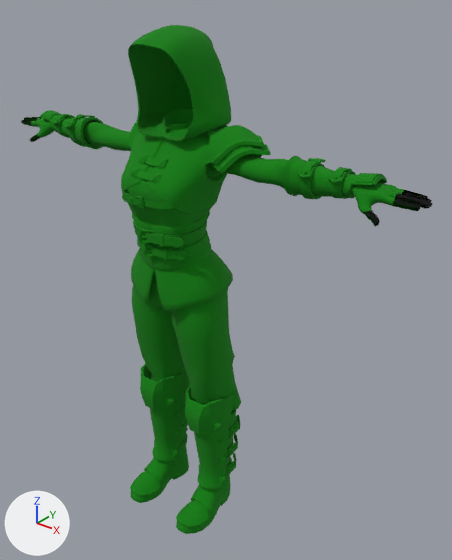
The glTF model server/public/assets/models/characters/Female_Ranger.gltf as it was, and as the next commit left it.
The view is the same before and after, from a camera (50 mm lens) standing at (1.353, -1.418, 1.923) and looking at (0.105, 0.143, 0.956). Lighting does not change. The marker at lower left points along +X, +Y and +Z. The picture after the commit comes second.

Script lines for the objects in view, before the commit:
```python
ob_female_ranger_acc_pauldrons = bpy.data.objects.new('Female_Ranger_Acc_Pauldrons', me_female_ranger_acc_pauldrons)
ob_female_ranger_acc_pauldrons.location = (0.0, 0.0, 0.0)
ob_female_ranger_arms = bpy.data.objects.new('Female_Ranger_Arms', me_female_ranger_arms)
ob_female_ranger_arms.location = (0.0, 0.0, 0.0)
ob_female_ranger_arms_bracer = bpy.data.objects.new('Female_Ranger_Arms_Bracer', me_female_ranger_arms_bracer)
ob_female_ranger_arms_bracer.location = (0.0, 0.0, 0.0)
ob_female_ranger_body = bpy.data.objects.new('Female_Ranger_Body', me_female_ranger_body)
ob_female_ranger_body.location = (0.0, 0.0, 0.0)
ob_female_ranger_body_belt_1 = bpy.data.objects.new('Female_Ranger_Body_Belt_1', me_female_ranger_body_belt_1)
ob_female_ranger_body_belt_1.location = (0.0, 0.0, 0.0)
ob_female_ranger_body_belt_2 = bpy.data.objects.new('Female_Ranger_Body_Belt_2', me_female_ranger_body_belt_2)
ob_female_ranger_body_belt_2.location = (0.0, 0.0, 0.0)
ob_female_ranger_feet = bpy.data.objects.new('Female_Ranger_Feet', me_female_ranger_feet)
ob_female_ranger_feet.location = (0.0, 0.0, 0.0)
ob_female_ranger_head_hood = bpy.data.objects.new('Female_Ranger_Head_Hood', me_female_ranger_head_hood)
ob_female_ranger_head_hood.location = (0.0, 0.0, 0.0)
ob_female_ranger_legs = bpy.data.objects.new('Female_Ranger_Legs', me_female_ranger_legs)
ob_female_ranger_legs.location = (0.0, 0.0, 0.0)
```
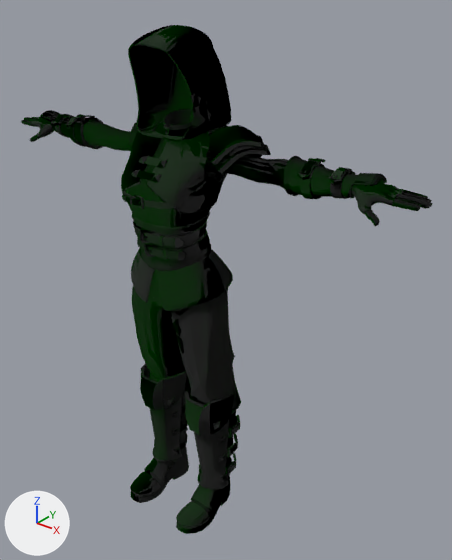
What changed in the scene script:
```text
Add img_t_ranger_normal:
    img_t_ranger_normal = load_image('T_Ranger_Normal', '_unpacked/T_Ranger_Normal', 1, 1, 'Non-Color')
Change mat_mi_ranger:
    add n7 = _N.new('ShaderNodeNormalMap'); n7.name = 'Normal Map'
    add n7.uv_map = 'UVMap'
    add n8 = _N.new('ShaderNodeTexImage'); n8.name = 'Image Texture.002'
    add n8.image = img_t_ranger_normal
    where n0 = _N.new('ShaderNodeBsdfPrincipled'); n0.name = 'Principled BSDF'
    add _L.new(n7.outputs[0], n0.inputs[5])  # 'Normal' to 'Normal'
    add _L.new(n8.outputs[0], n7.inputs[1])  # 'Color' to 'Color'
```

Boxes [x1, y1, x2, y2] around the edits, measured in the pictures (452 x 560 px):
'Female_Ranger_Body', surface changed (darker)
    both: [121, 109, 233, 311]
'Female_Ranger_Feet', surface changed (green to black)
    both: [130, 363, 240, 534]
'Female_Ranger_Head_Hood', surface changed (green to black)
    both: [128, 25, 231, 141]
'Female_Ranger_Legs', surface changed (green to black)
    both: [132, 272, 241, 411]
'Female_Ranger_Arms', surface changed
    both: [28, 117, 407, 215]
'Female_Ranger_Arms_Bracer', surface changed
    both: [40, 110, 387, 199]
'Female_Ranger_Acc_Pauldrons', surface changed (darker)
    both: [206, 125, 271, 173]
'Female_Ranger_Body_Belt_2', surface changed (darker)
    both: [137, 230, 210, 260]
'Female_Ranger_Body_Belt_1', surface changed (darker)
    both: [133, 220, 207, 248]
